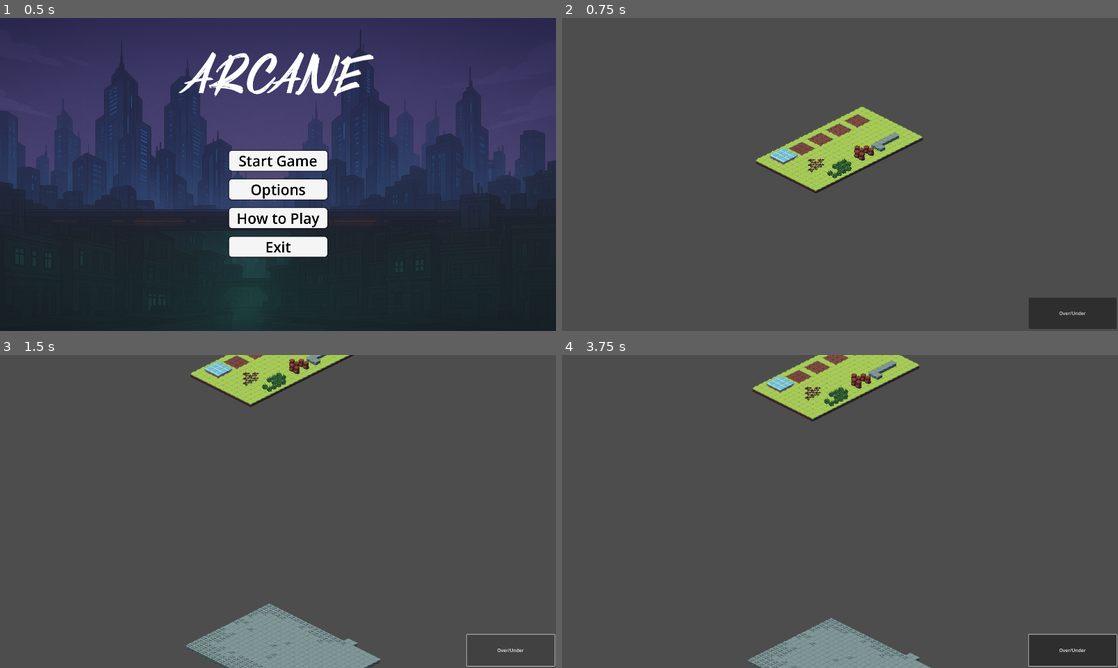
Above: before the commit, frames 1-4 (two rows, left to right).
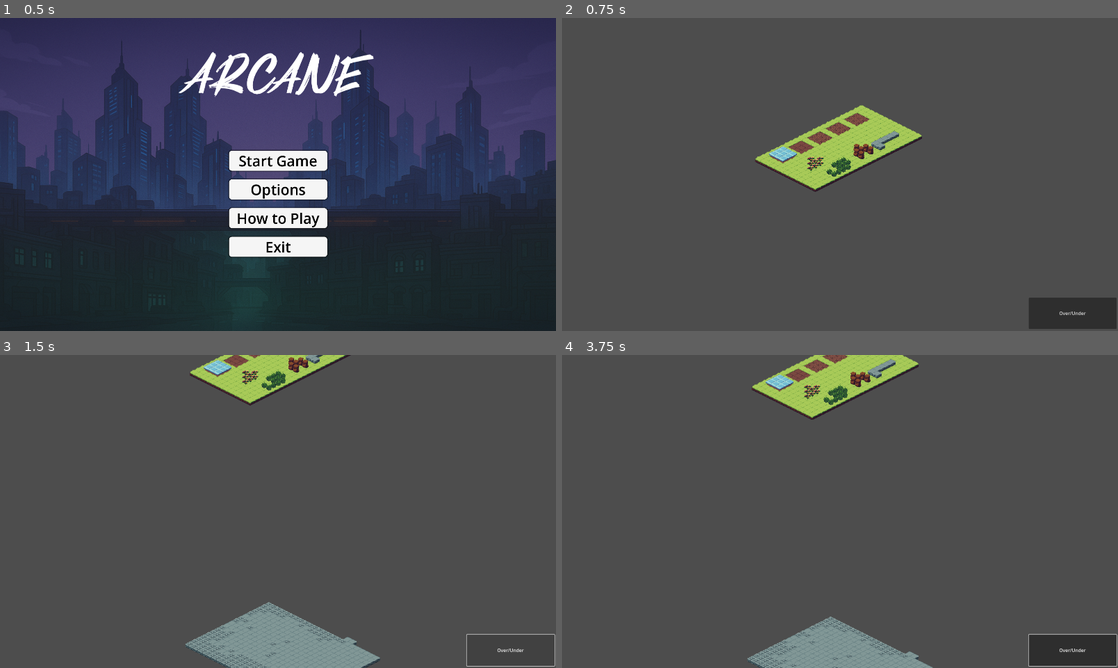
Above: after the commit, the same moments.

Repository: Volkisvolk/The-Team-Nine-Menace
Game: Godot game, scene res://screens/mainMenuScreen.tscn
Two runs of this game, one before a commit and one after it. Both use one fixed random seed, a clock stepped at 60 frames per second and the inputs below.
Inputs (mouse positions are in pixels of both pictures, inside the frame that each line leads up to):
- Up to frame 1 (0.5 s): no input
- Up to frame 2 (0.75 s): click "Start Game" at 0.5 s
- Up to frame 3 (1.5 s): click "Over/Under" at 1.25 s
- Up to frame 4 (3.75 s): click "Over/Under" at 2 s; click "Over/Under" at 2.75 s; tap Enter at 3.5 s; move the mouse to (962, 495) at 3.52 s; click (962, 495) at 3.67 s

Frame 1 is identical in both runs. In frame 2, 1.7% of the frame differs, in the area x 34-65%, y 27-56%; in frame 3, 2.0%; in frame 4, 2.1%, in the area x 33-67%, y 0-100%.

Commit message:
refactoringChanges

Diff:
--- a/arcane/screens/buildingScript.gd
+++ b/arcane/screens/buildingScript.gd
@@ -20,7 +20,7 @@
 
 # Hier Buildable Flächen geben, am besten sagen wir jewals arrays für gebäude und dann gebe nwir die gebäude da rein. Frag Volki
 
-var buildable_tiles: Array[Vector2i] = [
+var buildingApartment: Array[Vector2i] = [
 	Vector2i(-5,11),
 	Vector2i(-5,10),
 	Vector2i(-5,9),
@@ -37,7 +37,7 @@
 	if event is InputEventMouseButton and event.pressed and event.button_index == MOUSE_BUTTON_LEFT:
 		clickedTile = floorLayer.local_to_map(floorLayer.get_local_mouse_position())
 		print(clickedTile)
-		if clickedTile in buildable_tiles:
+		if clickedTile in buildingApartment:
 			open_build_dialog(clickedTile)
 
 
--- a/arcane/screens/mainScreen.tscn
+++ b/arcane/screens/mainScreen.tscn
@@ -367,17 +367,14 @@
 script = ExtResource("2_iw6lq")
 
 [node name="floorLayer" type="TileMapLayer" parent="Node2D/board"]
-position = Vector2(2, 5)
 tile_map_data = PackedByteArray("AAD//wkAAAAAAAIAAAD//wgAAAAAAAIAAAD//wcAAAAAAAIAAAD//wYAAAAAAAIAAAD//wUAAAAAAAIAAAD//w …(11984 unchanged characters)…
 tile_set = SubResource("TileSet_iw6lq")
 
 [node name="wallLayer" type="TileMapLayer" parent="Node2D/board"]
-position = Vector2(2, 5)
 tile_map_data = PackedByteArray("AABCAEQAAAAIAAUAAABCAEMAAAAIAAUAAABCAEIAAAAIAAUAAABCAEEAAAAIAAUAAABCAEAAAAAIAAUAAABCAD …(7680 unchanged characters)…
 tile_set = SubResource("TileSet_iw6lq")
 
 [node name="buildingLayer" type="TileMapLayer" parent="Node2D/board"]
-position = Vector2(2, 5)
 tile_map_data = PackedByteArray("AABCAEQAAAAIAAUAAABCAEMAAAAIAAUAAABCAEIAAAAIAAUAAABCAEEAAAAIAAUAAABCAEAAAAAIAAUAAABCAD …(7728 unchanged characters)…
 tile_set = SubResource("TileSet_iw6lq")
 
